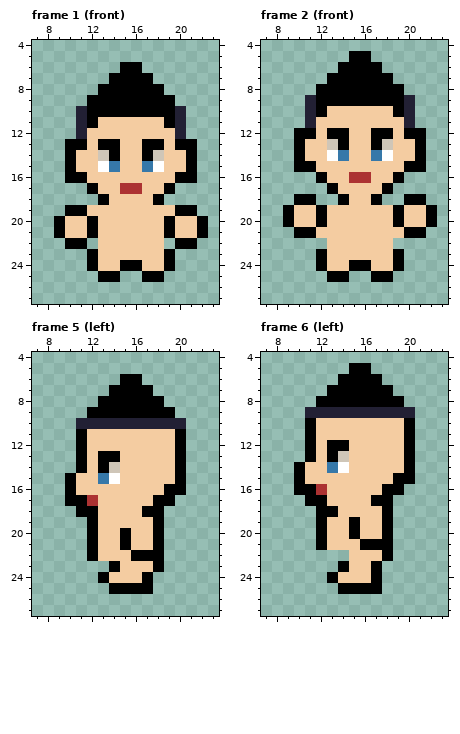
Edited in one commit: pixel-art file (assets/characters/base/idle.aseprite). Above: the version before the commit.
32x32 pixels, 16 frames. Colours within 5 levels of each other are drawn and written as one. Shown: frame 1 (front): x 7..23, y 4..27; frame 2 (front): x 7..23, y 4..27; frame 5 (left): x 7..23, y 4..27; frame 6 (left): x 7..23, y 4..27. The commit also changed other frames, which this record leaves out.
The result:
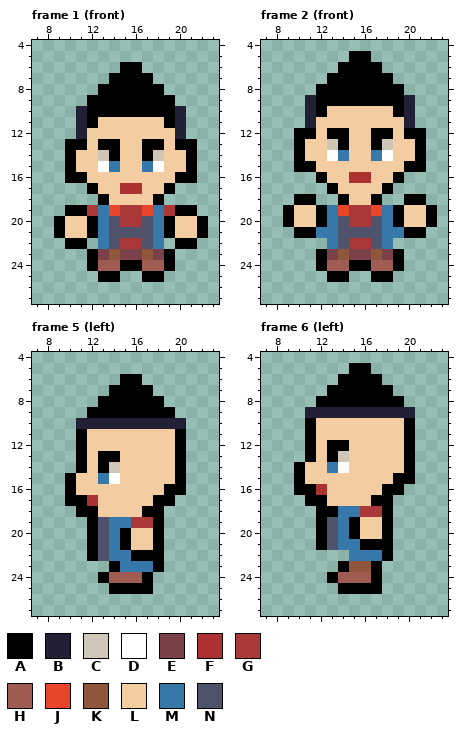
Palette (. is transparent): A #000000  B #222034  C #cfc6b8  D #ffffff  E #7a4248  F #ac3232  G #aa3838  H #a05b53  J #e7462a  K #8f563b  L #f4cca1  M #3678a9  N #4e536b
Change:
layer "pants/brown" now shown
layer "shirt/red_blue" now shown
--- frame 1 (front), layers "shirt/red_blue", "pants/brown"
@@ x 7..23 @@
 18 ......ALLLLA.....
-19 ...AALLLLLLLLAA..
-20 ..ALLALLLLLLALLA.
-21 ..ALLALLLLLLALLA.
-22 ...AA.LLLLLL.AA..
-23 .....ALLLLLLA....
-24 .....ALLAALLA....
+19 ...AAGMJGGJMGAA..
+20 ..ALLAMNGGNMALLA.
+21 ..ALLAMNNNNMALLA.
+22 ...AA.MNGGNM.AA..
+23 .....AEKEEKEA....
+24 .....AHHAAHHA....
 25 ......AA..AA.....
--- frame 2 (front), layers "shirt/red_blue", "pants/brown"
@@ x 7..23 @@
 18 ...AA..ALLA..AA..
-19 ..ALLALLLLLLALLA.
-20 ..ALLALLLLLLALLA.
-21 ...AALLLLLLLLAA..
-22 ......LLLLLL.....
-23 .....ALLLLLLA....
-24 .....ALLAALLA....
+19 ..ALLAMJGGJMALLA.
+20 ..ALLAMNGGNMALLA.
+21 ...AAMMNNNNMMAA..
+22 ......MNGGNM.....
+23 .....AEKEEKEA....
+24 .....AHHAAHHA....
 25 ......AA..AA.....
--- frame 5 (left), layers "shirt/red_blue", "pants/brown"
@@ x 11..19 @@
 18 AALLLLAA.
-19 .ALLLLLA.
-20 .ALLALLA.
-21 .ALLALLA.
-22 .ALLLAAA.
-23 ...ALLLA.
-24 ..ALLLA..
+19 .ANMMGGA.
+20 .ANMALLA.
+21 .ANMALLA.
+22 .ANMMAAA.
+23 ...AMMMA.
+24 ..AHHHA..
 25 ...AAAA..
--- frame 6 (left), layers "shirt/red_blue", "pants/brown"
@@ x 11..19 @@
 17 AALLLLAA.
-18 .AALLLLA.
-19 .ALLALLA.
-20 .ALLALLA.
-21 .ALLLAAA.
-22 ....LLLA.
-23 ...ALLA..
-24 ..ALLLA..
+18 .AAMMGGA.
+19 .ANMALLA.
+20 .ANMALLA.
+21 .ANMMAAA.
+22 ....MMMA.
+23 ...AKKA..
+24 ..AHHHA..
 25 ...AAAA..
Changed places in both pictures, as pixel boxes (x1, y1, x2, y2):
changed: (87, 205, 175, 271)
changed: (316, 205, 404, 271)
changed: (98, 517, 153, 583)
changed: (327, 506, 382, 583)
